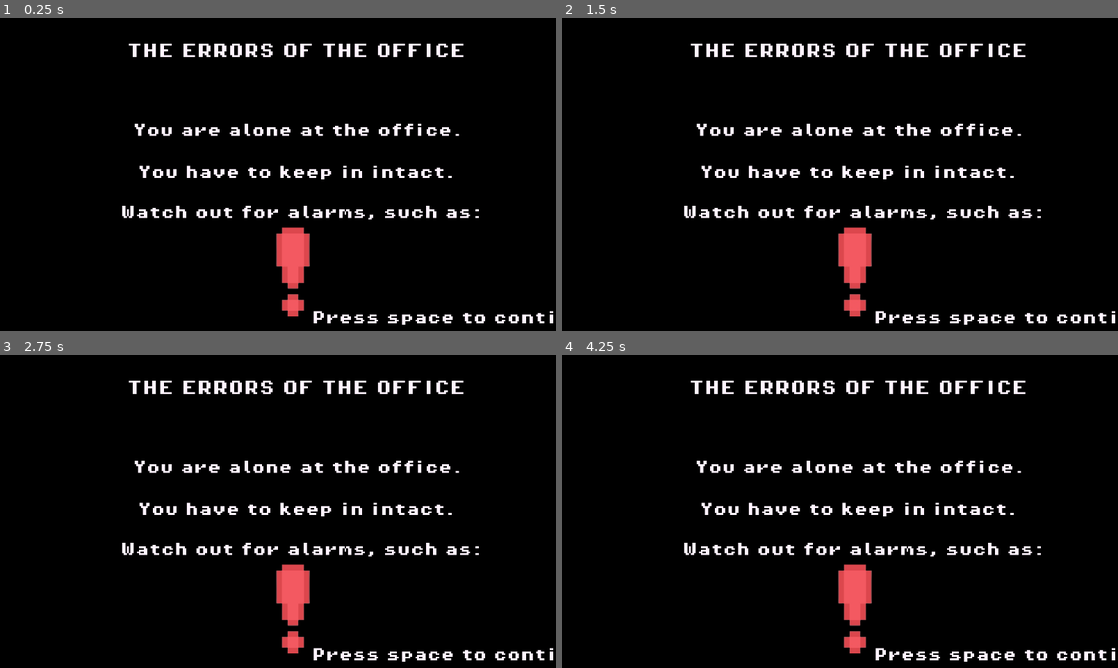
Above: before the commit, frames 1-4 (two rows, left to right).
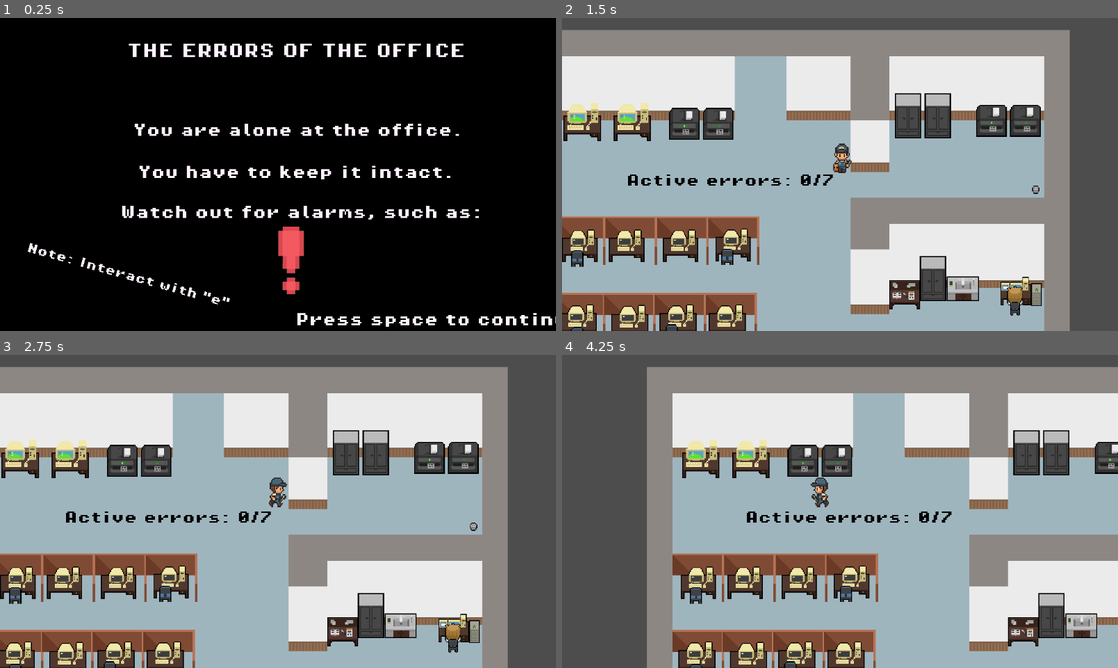
Above: after the commit, the same moments.

Repository: Lenni707/gamejam
Game: Godot game, scene res://Scenes/explaining.tscn
The game is run twice, just before and just after one commit, with the same random seed, the same clock (stepped at 60 frames per second) and the same inputs. This scene is started directly instead of the project's main scene.
Inputs (mouse positions are in pixels of both pictures, inside the frame that each line leads up to):
- Up to frame 1 (0.25 s): no input
- Up to frame 2 (1.5 s): tap Space at 0.5, 1.25 s; move the mouse to (962, 158) at 0.52 s; hold D (right) 0.53-1.25 s; hold Enter (ui_accept) 0.53-1.25 s; click (962, 158) at 0.67 s; drag from (728, 190) to (812, 237) at 1.27 s
- Up to frame 3 (2.75 s): tap Space at 2 s; move the mouse to (333, 442) at 2.02 s; hold D (right) from 2.03 s (still down); hold Enter (ui_accept) from 2.03 s (still down)
- Up to frame 4 (4.25 s): release D (right) at 2.75 s; release Enter (ui_accept) at 2.75 s; tap Space at 2.75, 3.5 s; drag from (812, 574) to (673, 464) at 2.77 s; move the mouse to (1006, 558) at 3.52 s; hold A (left) from 3.53 s (still down); hold Enter (ui_accept) from 3.53 s (still down)

The runs differ from the first frame. In frame 1, 2.4% of the frame differs, in the area x 5-100%, y 47-99%; in frame 2, 98%; in frame 3, 98%; in frame 4, 98%, in the area x 0-100%, y 0-100%.

Commit message:
kamera limits

Diff:
--- a/Scenes/explaining.tscn
+++ b/Scenes/explaining.tscn
@@ -1,5 +1,6 @@
-[gd_scene load_steps=3 format=3 uid="uid://bvmfcr632kxoy"]
+[gd_scene load_steps=4 format=3 uid="uid://bvmfcr632kxoy"]
 
+[ext_resource type="Script" uid="uid://ctvmj4fushyp2" path="res://scripts/explaining.gd" id="1_bn3ck"]
 [ext_resource type="FontFile" uid="uid://cykpy8xitxqbn" path="res://Assets/fonts/PixelOperator8-Bold.ttf" id="1_ep4ju"]
 [ext_resource type="Texture2D" uid="uid://dilgb5kpsc3ny" path="res://Assets/free-office-pixel-art/alarm.png" id="2_ut8do"]
 
@@ -8,6 +9,7 @@
 anchors_preset = 0
 offset_right = 40.0
 offset_bottom = 40.0
+script = ExtResource("1_bn3ck")
 
 [node name="ColorRect" type="ColorRect" parent="."]
 layout_mode = 0
@@ -16,6 +18,7 @@
 color = Color(0, 0, 0, 1)
 
 [node name="Label" type="Label" parent="."]
+layout_mode = 0
 offset_left = 263.0
 offset_top = 53.0
 offset_right = 611.0
@@ -26,6 +29,7 @@
 text = "THE ERRORS OF THE OFFICE"
 
 [node name="Label2" type="Label" parent="."]
+layout_mode = 0
 offset_left = 275.0
 offset_top = 219.0
 offset_right = 663.0
@@ -36,6 +40,7 @@
 text = "You are alone at the office."
 
 [node name="Label3" type="Label" parent="."]
+layout_mode = 0
 offset_left = 285.0
 offset_top = 306.0
 offset_right = 673.0
@@ -43,9 +48,10 @@
 scale = Vector2(1.76, 1.76)
 theme_override_colors/font_color = Color(1, 0.956863, 1, 1)
 theme_override_fonts/font = ExtResource("1_ep4ju")
-text = "You have to keep in intact."
+text = "You have to keep it intact."
 
 [node name="Label4" type="Label" parent="."]
+layout_mode = 0
 offset_left = 249.0
 offset_top = 389.0
 offset_right = 675.0
@@ -55,17 +61,30 @@
 theme_override_fonts/font = ExtResource("1_ep4ju")
 text = "Watch out for alarms, such as:"
 
+[node name="Label6" type="Label" parent="."]
+layout_mode = 0
+offset_left = 60.0
+offset_top = 465.0
+offset_right = 382.0
+offset_bottom = 481.0
+rotation = 0.270526
+scale = Vector2(1.35, 1.35)
+theme_override_colors/font_color = Color(1, 0.956863, 1, 1)
+theme_override_fonts/font = ExtResource("1_ep4ju")
+text = "Note: Interact with \"e\""
+
 [node name="Label5" type="Label" parent="."]
-offset_left = 646.0
-offset_top = 607.0
-offset_right = 1072.0
-offset_bottom = 626.0
+layout_mode = 0
+offset_left = 612.0
+offset_top = 611.0
+offset_right = 1038.0
+offset_bottom = 630.0
 scale = Vector2(1.76, 1.76)
 theme_override_colors/font_color = Color(1, 0.956863, 1, 1)
 theme_override_fonts/font = ExtResource("1_ep4ju")
 text = "Press space to continue"
 
 [node name="Alarm" type="Sprite2D" parent="."]
-position = Vector2(607, 526)
-scale = Vector2(0.54, 0.54)
+position = Vector2(603, 502)
+scale = Vector2(0.414118, 0.414118)
 texture = ExtResource("2_ut8do")
--- a/Scenes/game.tscn
+++ b/Scenes/game.tscn
@@ -4161,6 +4161,7 @@
 radius = 6.0
 
 [node name="game" type="Node2D"]
+position = Vector2(-48, 13)
 script = ExtResource("1_nnt18")
 escape_menu_scene = ExtResource("2_7nbq1")
 
@@ -4262,7 +4263,7 @@
 [node name="Items" type="Node" parent="."]
 
 [node name="Printer" type="Sprite2D" parent="Items"]
-position = Vector2(-74, -125)
+position = Vector2(-122, -112)
 scale = Vector2(1.3125, 1.3125)
 texture = ExtResource("2_3dryh")
 
@@ -4280,12 +4281,12 @@
 metadata/_edit_use_anchors_ = true
 
 [node name="Printer2" type="Sprite2D" parent="Items"]
-position = Vector2(307, -129)
+position = Vector2(259, -116)
 scale = Vector2(1.3125, 1.3125)
 texture = ExtResource("2_3dryh")
 
 [node name="Desk" type="Sprite2D" parent="Items"]
-position = Vector2(-221, -118)
+position = Vector2(-269, -105)
 scale = Vector2(1.21875, 1.21875)
 texture = ExtResource("3_wowpa")
 
@@ -4298,23 +4299,23 @@
 metadata/_edit_use_anchors_ = true
 
 [node name="Writing-table2" type="Sprite2D" parent="Items"]
-position = Vector2(179, 89)
+position = Vector2(131, 102)
 texture = ExtResource("5_rku1e")
 
 [node name="Cabnites" type="Node" parent="."]
 
 [node name="Cabinet" type="Sprite2D" parent="Cabnites"]
-position = Vector2(185, -128)
+position = Vector2(137, -115)
 scale = Vector2(1.29688, 1.29688)
 texture = ExtResource("6_rfjv2")
 
 [node name="Cabinet2" type="Sprite2D" parent="Cabnites"]
-position = Vector2(222, -128)
+position = Vector2(174, -115)
 scale = Vector2(1.29688, 1.29688)
 texture = ExtResource("6_rfjv2")
 
 [node name="Cabinet3" type="Sprite2D" parent="Cabnites"]
-position = Vector2(216, 74)
+position = Vector2(168, 87)
 scale = Vector2(1.29688, 1.29688)
 texture = ExtResource("6_rfjv2")
 
@@ -4342,80 +4343,80 @@
 [node name="office_trenner" type="Node" parent="."]
 
 [node name="Office-partitions-1" type="Sprite2D" parent="office_trenner"]
-position = Vector2(-224, 19)
+position = Vector2(-272, 32)
 texture = ExtResource("12_iivbl")
 
 [node name="Office-partitions-5" type="Sprite2D" parent="office_trenner"]
-position = Vector2(-224, 114)
+position = Vector2(-272, 127)
 texture = ExtResource("12_iivbl")
 
 [node name="Office-partitions-6" type="Sprite2D" parent="office_trenner"]
-position = Vector2(-162, 114)
+position = Vector2(-210, 127)
 texture = ExtResource("12_iivbl")
 
 [node name="Office-partitions-7" type="Sprite2D" parent="office_trenner"]
-position = Vector2(-99, 114)
+position = Vector2(-147, 127)
 texture = ExtResource("12_iivbl")
 
 [node name="Office-partitions-8" type="Sprite2D" parent="office_trenner"]
-position = Vector2(-36, 114)
+position = Vector2(-84, 127)
 texture = ExtResource("12_iivbl")
 
 [node name="Office-partitions-2" type="Sprite2D" parent="office_trenner"]
-position = Vector2(-160, 19)
+position = Vector2(-208, 32)
 texture = ExtResource("12_iivbl")
 
 [node name="Office-partitions-3" type="Sprite2D" parent="office_trenner"]
-position = Vector2(-96, 19)
+position = Vector2(-144, 32)
 texture = ExtResource("12_iivbl")
 
 [node name="Office-partitions-4" type="Sprite2D" parent="office_trenner"]
-position = Vector2(-33, 19)
+position = Vector2(-81, 32)
 texture = ExtResource("12_iivbl")
 
 [node name="desks" type="Node" parent="."]
 
 [node name="Desk-with-pc" type="Sprite2D" parent="desks"]
-position = Vector2(-224, 29)
+position = Vector2(-272, 42)
 scale = Vector2(1.15625, 1.15625)
 texture = ExtResource("10_ewbju")
 
 [node name="Desk-with-pc2" type="Sprite2D" parent="desks"]
-position = Vector2(-34, 28)
+position = Vector2(-82, 41)
 scale = Vector2(1.15625, 1.15625)
 texture = ExtResource("10_ewbju")
 
 [node name="Desk-with-pc3" type="Sprite2D" parent="desks"]
-position = Vector2(-99, 29)
+position = Vector2(-147, 42)
 scale = Vector2(1.15625, 1.15625)
 texture = ExtResource("10_ewbju")
 
 [node name="Desk-with-pc4" type="Sprite2D" parent="desks"]
-position = Vector2(-166, 29)
+position = Vector2(-214, 42)
 scale = Vector2(1.15625, 1.15625)
 texture = ExtResource("10_ewbju")
 
 [node name="Desk-with-pc5" type="Sprite2D" parent="desks"]
 z_index = 1
-position = Vector2(-102, 123)
+position = Vector2(-150, 136)
 scale = Vector2(1.215, 1.215)
 texture = ExtResource("10_ewbju")
 
 [node name="Desk-with-pc6" type="Sprite2D" parent="desks"]
 z_index = 1
-position = Vector2(-41, 123)
+position = Vector2(-89, 136)
 scale = Vector2(1.215, 1.215)
 texture = ExtResource("10_ewbju")
 
 [node name="Desk-with-pc7" type="Sprite2D" parent="desks"]
 z_index = 1
-position = Vector2(-226, 123)
+position = Vector2(-274, 136)
 scale = Vector2(1.215, 1.215)
 texture = ExtResource("10_ewbju")
 
 [node name="Desk-with-pc8" type="Sprite2D" parent="desks"]
 z_index = 1
-position = Vector2(-162, 124)
+position = Vector2(-210, 137)
 scale = Vector2(1.215, 1.215)
 texture = ExtResource("10_ewbju")
 
@@ -4423,25 +4424,25 @@
 
 [node name="Chair" type="Sprite2D" parent="Chairs"]
 z_index = 2
-position = Vector2(-227, 43)
+position = Vector2(-275, 56)
 scale = Vector2(1.26, 1.26)
 texture = ExtResource("14_1phco")
 
 [node name="Chair4" type="Sprite2D" parent="Chairs"]
 z_index = 2
-position = Vector2(-227, 138)
+position = Vector2(-275, 151)
 scale = Vector2(1.26, 1.26)
 texture = ExtResource("14_1phco")
 
 [node name="Chair2" type="Sprite2D" parent="Chairs"]
 z_index = 2
-position = Vector2(-41, 41)
+position = Vector2(-89, 54)
 scale = Vector2(1.26, 1.26)
 texture = ExtResource("14_1phco")
 
 [node name="Chair3" type="Sprite2D" parent="Chairs"]
 z_index = 2
-position = Vector2(-110, 135)
+position = Vector2(-158, 148)
 scale = Vector2(1.26, 1.26)
 texture = ExtResource("14_1phco")
 
@@ -4451,70 +4452,77 @@
 scale = Vector2(0.471446, 0.471446)
 
 [node name="Camera2D" type="Camera2D" parent="player"]
-rotation = -0.0234571
-scale = Vector2(-0.338931, 1.29611)
-zoom = Vector2(1.49, 1.49)
+rotation = 3.14159
+scale = Vector2(0.338931, -1.29611)
+zoom = Vector2(1.67, 1.67)
+limit_left = -450
+limit_top = -320
+limit_right = 450
+limit_bottom = 320
+limit_smoothed = true
+position_smoothing_enabled = true
+position_smoothing_speed = 10.17
 
 [node name="alarms" type="Node" parent="."]
 
 [node name="Computer1" parent="alarms" instance=ExtResource("15_nb51f")]
-position = Vector2(-209, 15)
+position = Vector2(-257, 28)
 game_scenes = Array[PackedScene]([ExtResource("19_iivbl"), ExtResource("20_7nbq1"), ExtResource("20_exi56")])
 
 [node name="Computer2" parent="alarms" instance=ExtResource("15_nb51f")]
-position = Vector2(-151, 15)
+position = Vector2(-199, 28)
 game_scenes = Array[PackedScene]([ExtResource("19_iivbl"), ExtResource("20_7nbq1"), ExtResource("20_exi56")])
 
 [node name="Computer4" parent="alarms" instance=ExtResource("15_nb51f")]
-position = Vector2(-78, 15)
+position = Vector2(-126, 28)
 game_scenes = Array[PackedScene]([ExtResource("19_iivbl"), ExtResource("20_7nbq1"), ExtResource("20_exi56")])
 
 [node name="Computer5" parent="alarms" instance=ExtResource("15_nb51f")]
-position = Vector2(-16, 15)
+position = Vector2(-64, 28)
 game_scenes = Array[PackedScene]([ExtResource("19_iivbl"), ExtResource("20_7nbq1"), ExtResource("20_exi56")])
 
 [node name="Computer6" parent="alarms" instance=ExtResource("15_nb51f")]
-position = Vector2(329, 81)
+position = Vector2(281, 94)
 game_scenes = Array[PackedScene]([ExtResource("19_iivbl"), ExtResource("20_7nbq1"), ExtResource("20_exi56")])
 
 [node name="Computer7" parent="alarms" instance=ExtResource("15_nb51f")]
-position = Vector2(-207, 111)
+position = Vector2(-255, 124)
 game_scenes = Array[PackedScene]([ExtResource("19_iivbl"), ExtResource("20_7nbq1"), ExtResource("20_exi56")])
 
 [node name="Computer8" parent="alarms" instance=ExtResource("15_nb51f")]
-position = Vector2(-143, 111)
+position = Vector2(-191, 124)
 game_scenes = Array[PackedScene]([ExtResource("19_iivbl"), ExtResource("20_7nbq1"), ExtResource("20_exi56")])
 
 [node name="Computer9" parent="alarms" instance=ExtResource("15_nb51f")]
-position = Vector2(-83, 111)
+position = Vector2(-131, 124)
 game_scenes = Array[PackedScene]([ExtResource("19_iivbl"), ExtResource("20_7nbq1"), ExtResource("20_exi56")])
 
 [node name="Computer10" parent="alarms" instance=ExtResource("15_nb51f")]
-position = Vector2(-21, 111)
+position = Vector2(-69, 124)
 game_scenes = Array[PackedScene]([ExtResource("19_iivbl"), ExtResource("20_7nbq1"), ExtResource("20_exi56")])
 
 [node name="Computer11" parent="alarms" instance=ExtResource("15_nb51f")]
-position = Vector2(-207, -138)
+position = Vector2(-255, -125)
 game_scenes = Array[PackedScene]([ExtResource("19_iivbl"), ExtResource("20_7nbq1"), ExtResource("20_exi56")])
 
 [node name="Computer12" parent="alarms" instance=ExtResource("15_nb51f")]
-position = Vector2(-146, -139)
+position = Vector2(-194, -126)
 game_scenes = Array[PackedScene]([ExtResource("19_iivbl"), ExtResource("20_7nbq1"), ExtResource("20_exi56")])
 
 [node name="Printer1" parent="alarms" instance=ExtResource("15_nb51f")]
-position = Vector2(-88, -138)
+position = Vector2(-136, -125)
 game_scenes = Array[PackedScene]([ExtResource("22_7t8sx")])
 
 [node name="Printer3" parent="alarms" instance=ExtResource("15_nb51f")]
-position = Vector2(296, -142)
+position = Vector2(248, -129)
 game_scenes = Array[PackedScene]([ExtResource("22_7t8sx")])
 
 [node name="Printer4" parent="alarms" instance=ExtResource("15_nb51f")]
-position = Vector2(341, -143)
+position = Vector2(293, -130)
 game_scenes = Array[PackedScene]([ExtResource("22_7t8sx")])
 
 [node name="Printer2" parent="alarms" instance=ExtResource("15_nb51f")]
-position = Vector2(-36, -140)
+position = Vector2(-84, -127)
 game_scenes = Array[PackedScene]([ExtResource("22_7t8sx")])
 
 [node name="UI" type="CanvasLayer" parent="."]
@@ -4541,5 +4549,6 @@
 offset_bottom = -8.0
 theme_override_colors/font_color = Color(0, 0, 0, 1)
 theme_override_fonts/font = ExtResource("23_mg4q0")
+metadata/_edit_use_anchors_ = true
 
 [connection signal="timeout" from="CheckTimer" to="." method="_on_check_timer_timeout"]
--- /dev/null
+++ b/scripts/explaining.gd
@@ -0,0 +1,5 @@
+extends Control
+
+func _process(delta: float) -> void:
+	if Input.is_action_just_pressed("ui_accept"):
+		get_tree().change_scene_to_file("res://Scenes/game.tscn")
Not shown, added: scripts/explaining.gd.uid
